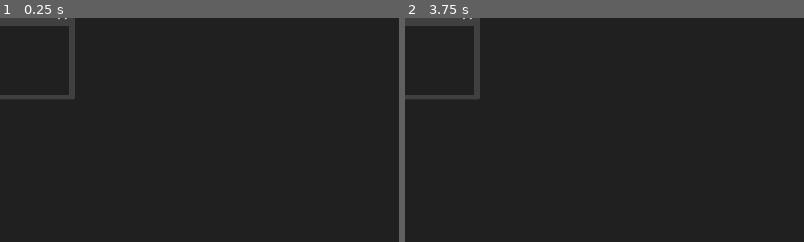
Above: before the commit, frames 1-2 (left to right).
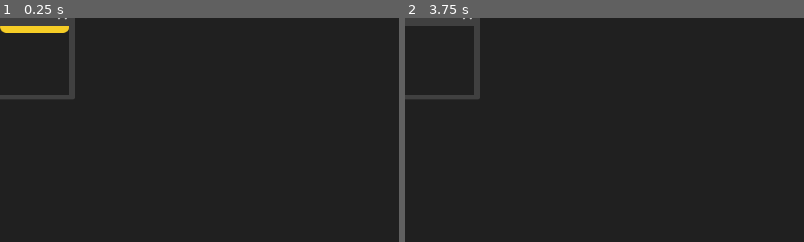
Above: after the commit, the same moments.

Repository: Y-o-p/gizmo
Game: Godot game, scene res://scenes/main.tscn
Same seed, same stepped clock (60 frames per second), same inputs: the game is played once before the commit and once after it.
Inputs (mouse positions are % of the whole screen's width and height, from its top left):
- Up to frame 1 (0.25 s): no input
- Up to frame 2 (3.75 s): tap Enter at 0.5, 2, 3.5 s; move the mouse to (72, 45) at 0.52 s; hold M (macro) 0.53-1.28 s; click (72, 45) at 0.67 s; tap Space (swap_projection) at 1.25, 2.75, 2.85 s; move the mouse to (30, 55) at 1.27 s; tap Middle mouse button (rotate_mode) at 1.35 s; click (30, 55) at 1.42 s; move the mouse to (60, 28) at 2.02 s; click (60, 28) at 2.1 s; move the mouse to (45, 70) at 2.77 s; click (45, 70) at 2.92 s; move the mouse to (80, 65) at 3.52 s; hold Z (undo_command) from 3.53 s (still down); click (80, 65) at 3.67 s
The pictures show only the part of the screen within x 0-50%, y 4-54%; the shares and areas given below are measured in that part.

The runs differ from the first frame. In frame 1, 0.5% of the frame differs, in the area x 0-18%, y 3-7%; in frame 2, nothing differs.

Commit message:
[#27] Added "finish line" for command stack.

Diff:
--- a/gizmo/scenes/main.tscn
+++ b/gizmo/scenes/main.tscn
@@ -1,8 +1,19 @@
-[gd_scene load_steps=4 format=3 uid="uid://dvw6fgot4hlc"]
+[gd_scene load_steps=5 format=3 uid="uid://dvw6fgot4hlc"]
 
 [ext_resource type="Script" uid="uid://btcre3fx7fue0" path="res://scripts/command_stack_container.gd" id="2_0wfyh"]
 [ext_resource type="PackedScene" uid="uid://cc6ht2rvnq6x2" path="res://scenes/model.tscn" id="2_0xm2m"]
 [ext_resource type="Script" uid="uid://ceatqbd81ybj8" path="res://scripts/gui.gd" id="2_sugp2"]
+
+[sub_resource type="StyleBoxFlat" id="StyleBoxFlat_sugp2"]
+content_margin_left = 0.0
+content_margin_top = 0.0
+content_margin_right = 0.0
+content_margin_bottom = 0.0
+bg_color = Color(0.9647059, 0.8039216, 0.14901961, 1)
+corner_radius_top_left = 1
+corner_radius_top_right = 1
+corner_radius_bottom_right = 10
+corner_radius_bottom_left = 10
 
 [node name="ModelView" type="Node"]
 
@@ -33,9 +44,15 @@
 grow_horizontal = 2
 grow_vertical = 2
 
-[node name="CommandStackContainer" type="VBoxContainer" parent="CommandGraph/MarginContainer"]
+[node name="CommandStackContainer" type="VBoxContainer" parent="CommandGraph/MarginContainer" node_paths=PackedStringArray("finish_line")]
 layout_mode = 2
 size_flags_horizontal = 3
 script = ExtResource("2_0wfyh")
+finish_line = NodePath("Panel")
+
+[node name="Panel" type="Panel" parent="CommandGraph/MarginContainer/CommandStackContainer"]
+custom_minimum_size = Vector2(0, 10)
+layout_mode = 2
+theme_override_styles/panel = SubResource("StyleBoxFlat_sugp2")
 
 [editable path="Model"]
--- a/gizmo/scripts/command_stack_container.gd
+++ b/gizmo/scripts/command_stack_container.gd
@@ -1,10 +1,11 @@
 extends VBoxContainer
+
+@export var finish_line: Panel
 
 
 func _ready() -> void:
 	User.command.command_completed.connect.call_deferred(_on_command_completed)
 	User.command.commands_refreshed.connect.call_deferred(_on_commands_refreshed)
-
 
 func _on_commands_refreshed():
 	for child in get_children():
@@ -16,6 +17,7 @@
 
 func _on_command_completed(command_idx: int):
 	add_child(construct_command_node(command_idx))
+	move_child(finish_line, -1)
 
 
 func construct_command_node(command_idx: int):
